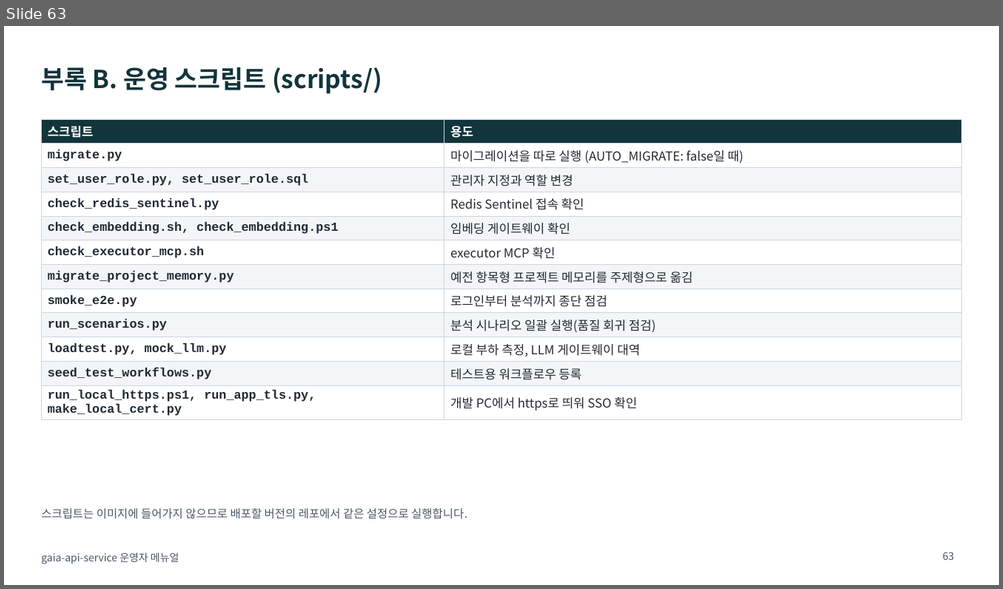
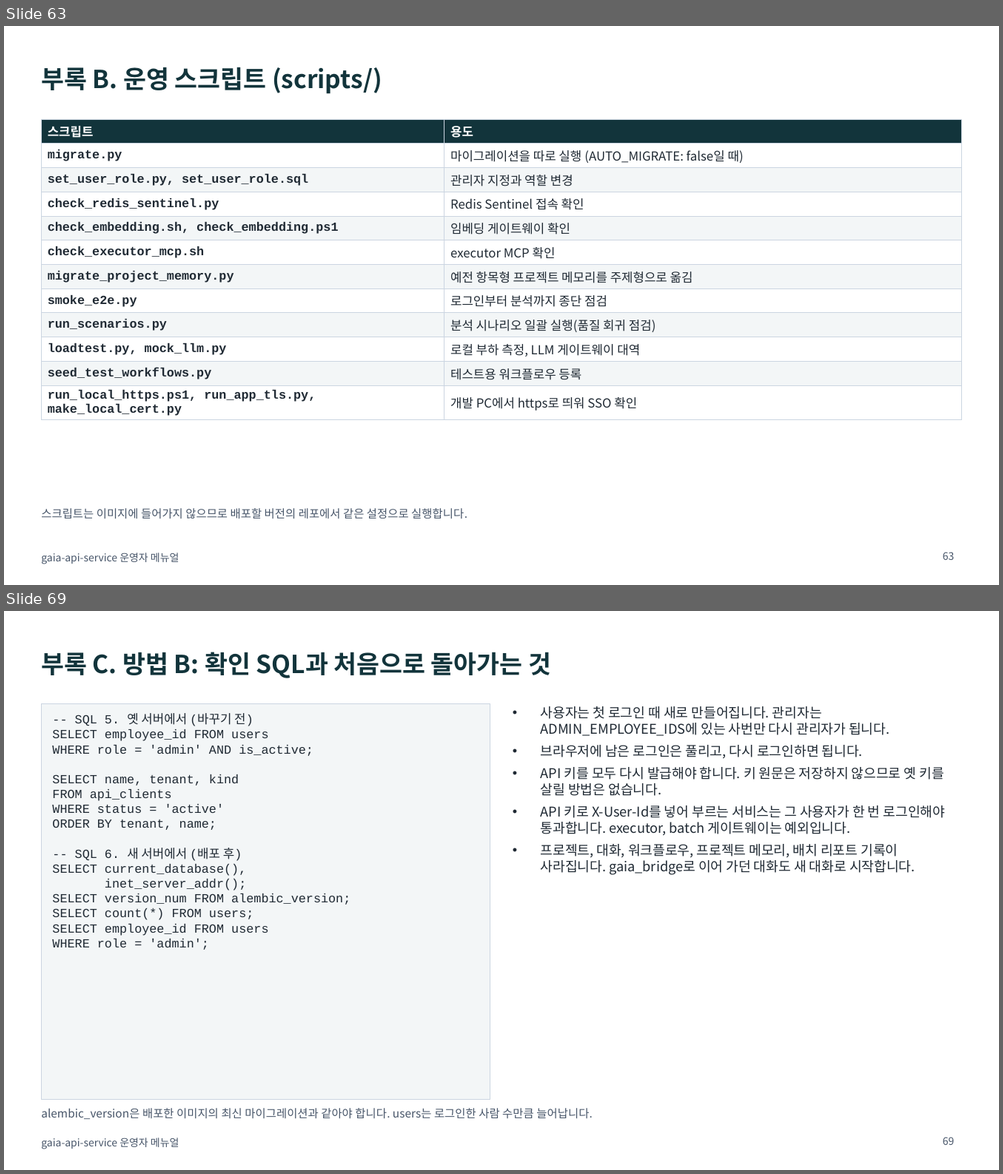
Before and after one commit to KimHwaJin/pr-agentic-service, a slide deck: docs/deliverables/08-operator-manual.pptx. Shown one above the other, each under a label of ours: slide 63 before the commit, slides 63 and 69 after it; the slides between them are not shown. The pictures are 1003x589 and 1003x1174 pixels, drawn with LibreOffice and Linux fonts; fonts in the diff are those of the drawing. Boxes give left, top, right and bottom in pixels: in the first picture for what was removed or moved away, otherwise in the second. Text is boxed around its words. In the diff, an @@ line names an element or a change of style, - is before the commit and + after.

```diff
--- a/docs/deliverables/08-operator-manual.pptx
+++ b/docs/deliverables/08-operator-manual.pptx
@@ slide 69 added at (x1=4, y1=611, x2=999, y2=1170), background #FFFFFF; not listed: 1 template element that a slide beside it also shows @@
@@ title added at (x1=41, y1=652, x2=551, y2=678), 24 pt, text #12343B, bold @@
+부록 C. 방법 B: 확인 SQL과 처음으로 돌아가는 것
@@ rectangle added at (x1=41, y1=704, x2=489, y2=1099), fill #F3F6F7, outline #CBD5E1 0.75 pt @@
@@ text added at (x1=52, y1=713, x2=350, y2=950), 12 pt, text #1F2933 @@
+-- SQL 5. 옛 서버에서 (바꾸기 전)
+SELECT employee_id FROM users
+WHERE role = 'admin' AND is_active;
+SELECT name, tenant, kind
+FROM api_clients
+WHERE status = 'active'
+ORDER BY tenant, name;
+-- SQL 6. 새 서버에서 (배포 후)
+SELECT current_database(),
+inet_server_addr();
+SELECT version_num FROM alembic_version;
+SELECT count(*) FROM users;
+SELECT employee_id FROM users
+WHERE role = 'admin';
@@ text added at (x1=540, y1=706, x2=945, y2=875), 13 pt, text #1F2933 @@
+• 사용자는 첫 로그인 때 새로 만들어집니다. 관리자는 ADMIN_EMPLOYEE_IDS에 있는 사번만 다시 관리자가 됩니다.
+• 브라우저에 남은 로그인은 풀리고, 다시 로그인하면 됩니다.
+• API 키를 모두 다시 발급해야 합니다. 키 원문은 저장하지 않으므로 옛 키를 살릴 방법은 없습니다.
+• API 키로 X-User-Id를 넣어 부르는 서비스는 그 사용자가 한 번 로그인해야 통과합니다. executor, batch 게이트웨이는 예외입니다.
+• 프로젝트, 대화, 워크플로우, 프로젝트 메모리, 배치 리포트 기록이 사라집니다. gaia_bridge로 이어 가던 대화도 새 대화로 시작합니다.
@@ text added at (x1=41, y1=1108, x2=592, y2=1119), 11 pt, text #475569 @@
+alembic_version은 배포한 이미지의 최신 마이그레이션과 같아야 합니다. users는 로그인한 사람 수만큼 늘어납니다.
@@ page number added at (x1=942, y1=1137, x2=954, y2=1145), 10 pt, text #475569 @@
+69
```
Also in this commit, not shown: 6 slides changed, 1 other slide added, 2 other files.
